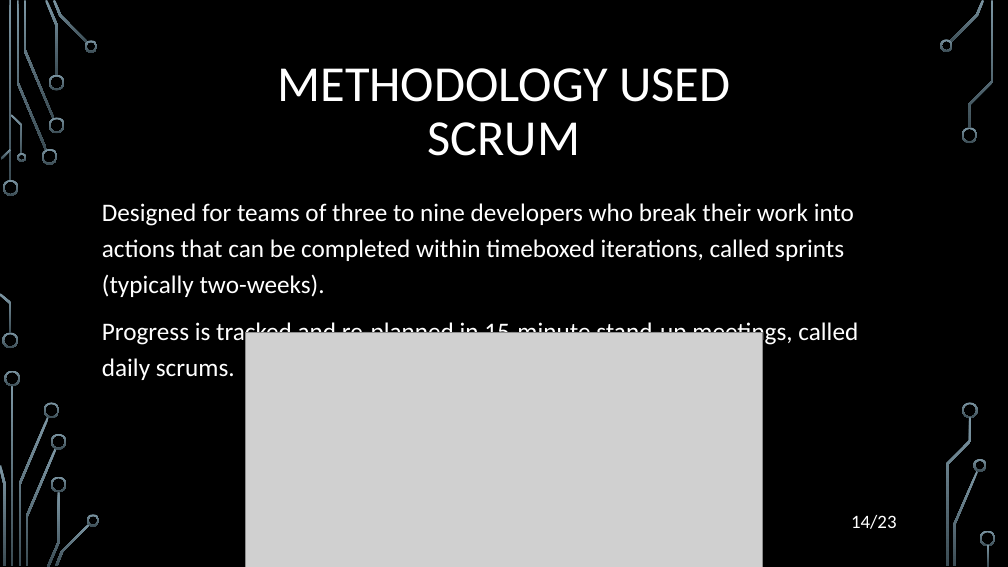
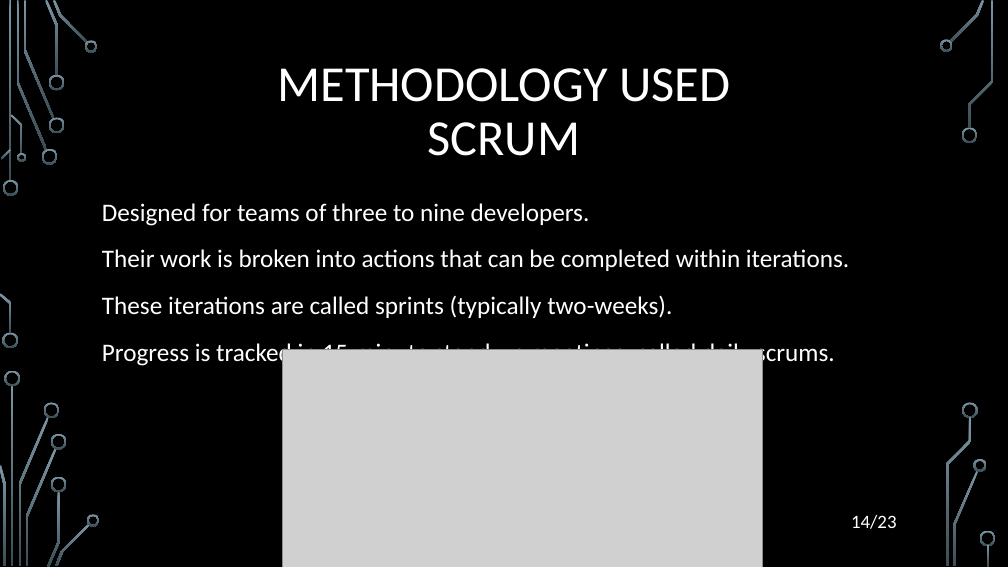
Before and after one commit to filozof50/UP, a slide deck: slide 14 of hw2/H2020.pptx. Drawn at 1008x567 pixels with LibreOffice and Linux fonts; fonts in the diff are those of the drawing; grey boxes stand for pictures; background and template pictures are left out. Boxes give left, top, right and bottom in pixels: in the first picture for what was removed or moved away, otherwise in the second. Text is boxed around its words. In the diff, an @@ line names an element or a change of style, - is before the commit and + after.

```diff
--- a/hw2/H2020.pptx
+++ b/hw2/H2020.pptx
@@ text at bbox=[102, 203, 849, 367]: text changed @@
-Designed for teams of three to nine developers who break their work into actions that can be completed within timeboxed iterations, called sprints (typically two-weeks).
-Progress is tracked and re-planned in 15-minute stand-up meetings, called daily scrums.
+Designed for teams of three to nine developers.
+Their work is broken into actions that can be completed within iterations.
+These iterations are called sprints (typically two-weeks).
+Progress is tracked in 15-minute stand-up meetings, called daily scrums.
@@ picture: place and size @@
-picture at bbox=[245, 333, 763, 567]
+picture at bbox=[283, 350, 763, 567]
```
Also in this commit, not shown: 11 other slides changed, 2 other files.
